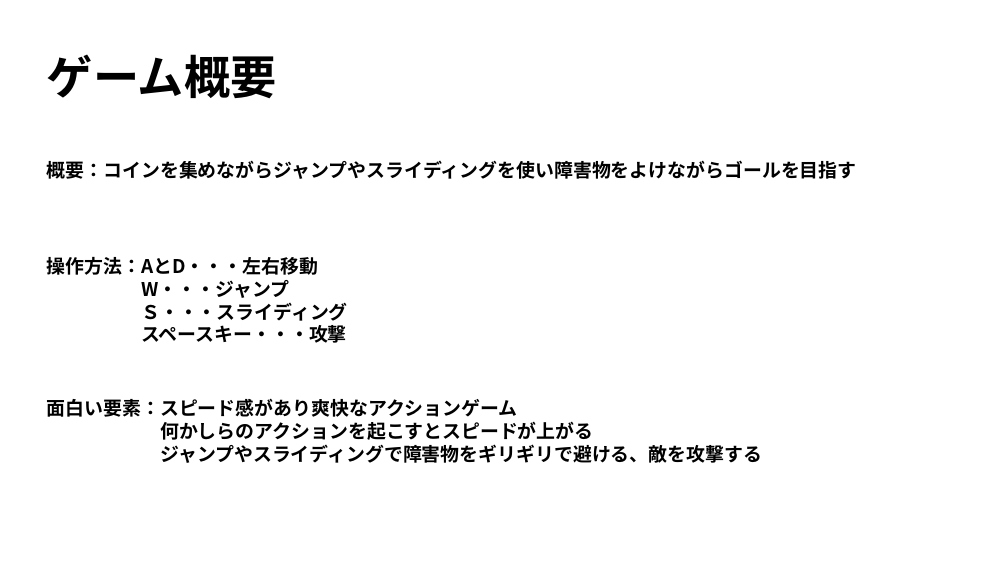
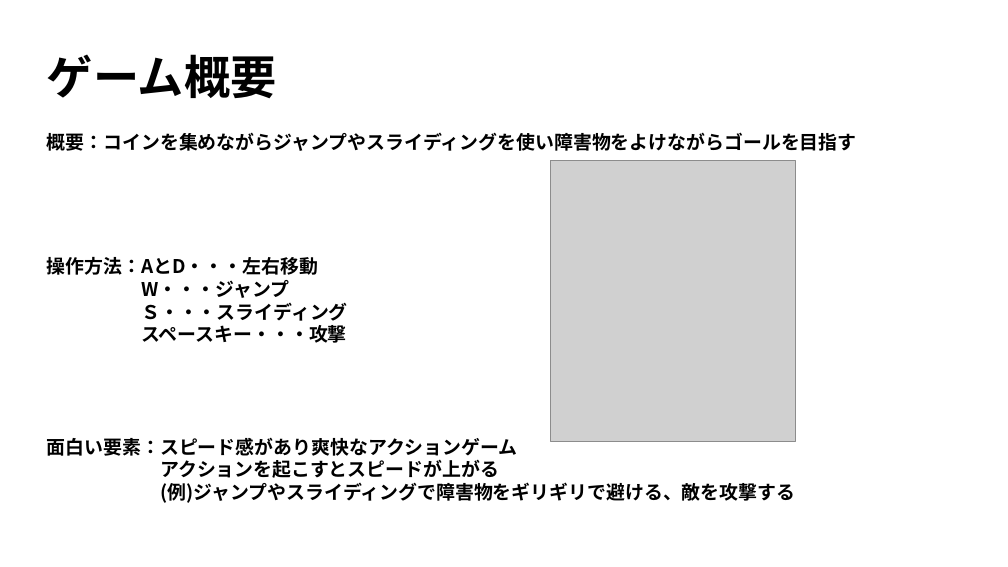
Before and after one commit to kawasakiryota1646/hukuoka_game, a slide deck: slide 2 of ランナーゲーム.pptx. Drawn at 1008x567 pixels with LibreOffice and Linux fonts; fonts in the diff are those of the drawing; grey boxes stand for pictures. Boxes give left, top, right and bottom in pixels: in the first picture for what was removed or moved away, otherwise in the second. Text is boxed around its words. In the diff, an @@ line names an element or a change of style, - is before the commit and + after.

```diff
--- a/ランナーゲーム.pptx
+++ b/ランナーゲーム.pptx
@@ text "概要：コインを集めながらジャンプやスライディングを使い障害物をよけながらゴールを目指す": place and size @@
-text "概要：コインを集めながらジャンプやスライディングを使い障害物をよけながらゴールを目指す" at bbox=[47, 160, 857, 179]
+text "概要：コインを集めながらジャンプやスライディングを使い障害物をよけながらゴールを目指す" at bbox=[47, 132, 857, 151]
@@ picture added at bbox=[551, 161, 796, 442] @@
@@ text "面白い要素：スピード感があり爽快なアクションゲーム": place and size @@
-text "面白い要素：スピード感があり爽快なアクションゲーム" at bbox=[47, 398, 762, 463]
+text "面白い要素：スピード感があり爽快なアクションゲーム" at bbox=[47, 437, 795, 503]
@@ text at bbox=[160, 459, 795, 503]: text changed @@
-何かしらのアクションを起こすとスピードが上がる
-ジャンプやスライディングで障害物をギリギリで避ける、敵を攻撃する
+アクションを起こすとスピードが上がる
+(例)ジャンプやスライディングで障害物をギリギリで避ける、敵を攻撃する
```
Also in this commit, not shown: 1 slide added, 1 slide removed, 3 other files.
